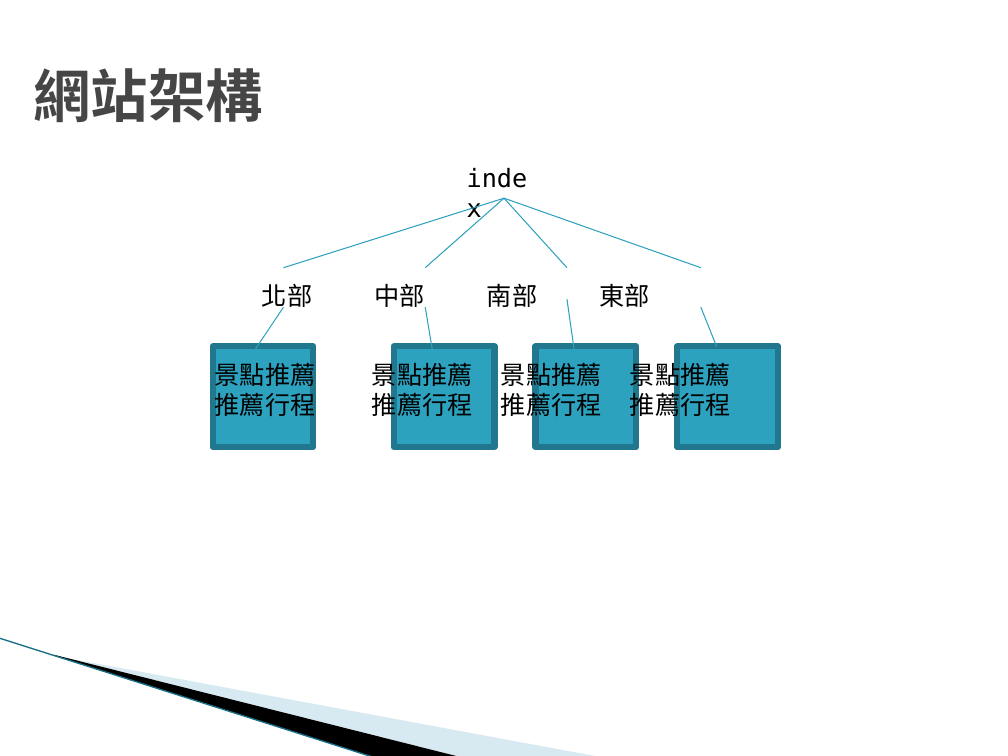
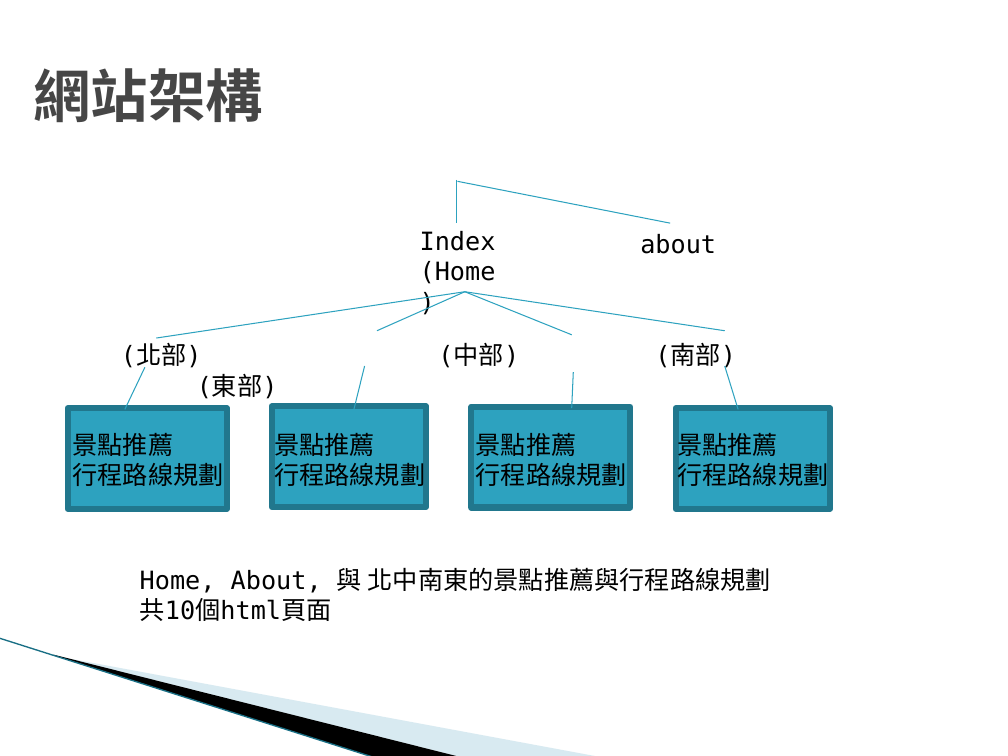
Before and after one commit to brad072623/hw, a slide deck: slide 2 of 台灣旅遊地圖-00757108+00757128.pptx. Drawn at 1008x756 pixels with LibreOffice and Linux fonts; fonts in the diff are those of the drawing; background and template pictures are left out. Boxes give left, top, right and bottom in pixels: in the first picture for what was removed or moved away, otherwise in the second. Text is boxed around its words. In the diff, an @@ line names an element or a change of style, - is before the commit and + after.

```diff
--- a/台灣旅遊地圖-00757108+00757128.pptx
+++ b/台灣旅遊地圖-00757108+00757128.pptx
@@ line added from (457, 179) to (457, 224), #2DA2BF 0.75 pt @@
@@ line added from (458, 181) to (670, 223), #2DA2BF 0.75 pt @@
@@ text at [420,231,496,284]: text changed @@
-index
+Index
+(Home)
@@ text added at [640,234,716,254], 18 pt, text #000000 @@
+about
@@ line moved from (504, 199) - (283, 268) to (465, 291) - (156, 338) @@
@@ line moved from (504, 199) - (425, 268) to (465, 291) - (377, 331) @@
@@ line moved from (504, 199) - (701, 268) to (465, 291) - (725, 331) @@
@@ line moved from (504, 199) - (568, 268) to (465, 291) - (572, 335) @@
@@ text at [121,344,736,371]: text changed @@
-北部 中部 南部 東部
+(北部) (中部) (南部) (東部)
@@ line moved from (283, 307) - (252, 355) to (145, 367) - (125, 409) @@
@@ line moved from (425, 307) - (433, 355) to (365, 366) - (354, 410) @@
@@ line moved from (701, 307) - (717, 347) to (574, 372) - (572, 408) @@
@@ line moved from (568, 299) - (575, 355) to (725, 366) - (738, 409) @@
@@ rectangle: place and size @@
-rectangle at [213,347,313,448]
+rectangle at [68,408,227,509]
@@ rectangle: place and size @@
-rectangle at [394,347,495,448]
+rectangle at [272,406,426,507]
@@ rectangle: place and size @@
-rectangle at [535,347,636,448]
+rectangle at [472,407,631,508]
@@ rectangle: place and size @@
-rectangle at [677,347,778,448]
+rectangle at [675,408,830,509]
@@ text "景點推薦 景點推薦 景點推薦 景點推薦": place and size @@
-text "景點推薦 景點推薦 景點推薦 景點推薦" at [215,358,731,421]
+text "景點推薦 景點推薦 景點推薦 景點推薦" at [72,433,828,491]
@@ text at [72,459,828,491]: text changed @@
-推薦行程 推薦行程 推薦行程 推薦行程
+行程路線規劃 行程路線規劃 行程路線規劃 行程路線規劃
@@ text added at [140,567,771,621], 18 pt, text #000000 @@
+Home, About, 與 北中南東的景點推薦與行程路線規劃
+共10個html頁面
```
Also in this commit, not shown: 4 other slides changed, 6 slides added, 1 slide removed.
